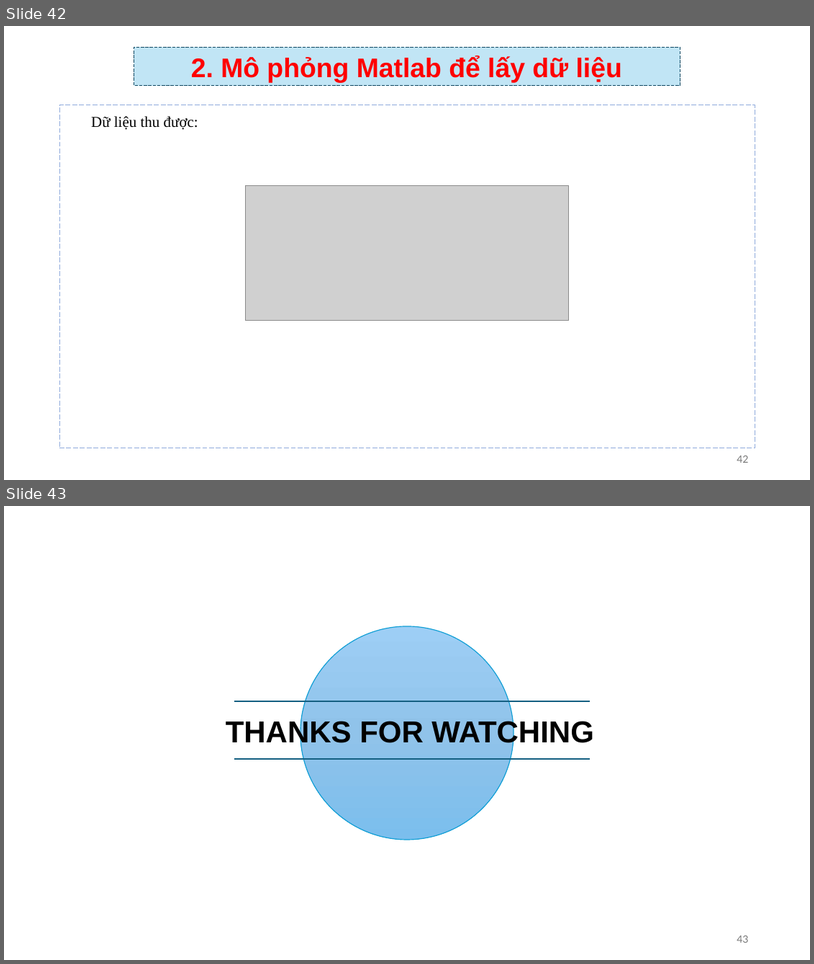
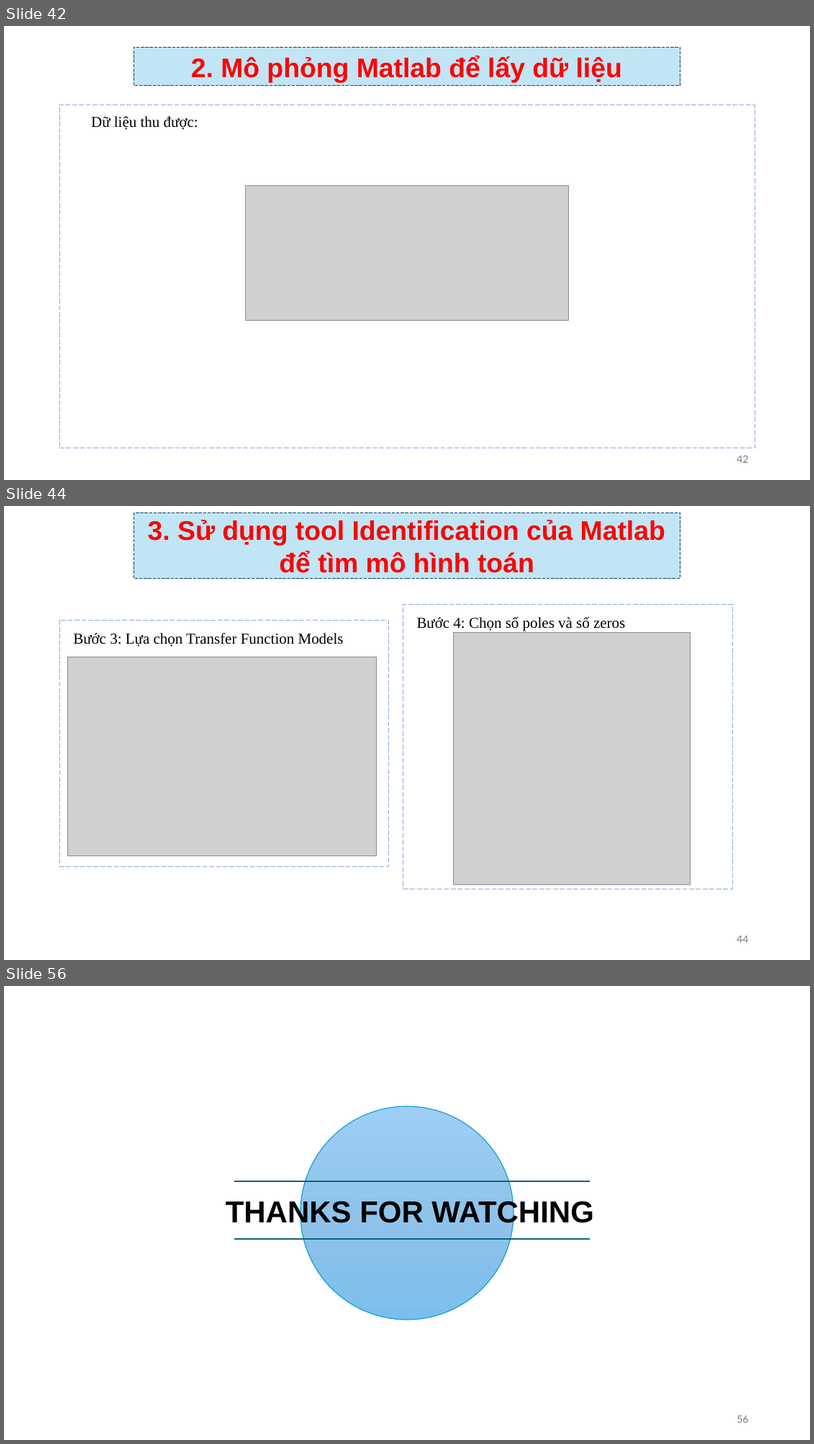
Before and after one commit to TIENPHAT2003/STM32, a slide deck: BaoCaoNhanDang.pptx. Shown one above the other, each under a label of ours: slides 42 and 43 before the commit, slides 42, 44 and 56 after it; the slides between them are not shown. The pictures are 814x964 and 814x1444 pixels, drawn with LibreOffice and Linux fonts; fonts in the diff are those of the drawing; grey boxes stand for pictures; background and template pictures are left out. Boxes give left, top, right and bottom in pixels: in the first picture for what was removed or moved away, otherwise in the second. Text is boxed around its words. In the diff, an @@ line names an element or a change of style, - is before the commit and + after.

```diff
--- a/BaoCaoNhanDang.pptx
+++ b/BaoCaoNhanDang.pptx
@@ slide 44 added at (4,506,810,960), background #FFFFFF @@
@@ rectangle added at (134,512,680,579), fill #C1E5F5, outline #104862 0.75 pt dashed, 32 pt, text #FF0000, bold @@
+3. Sử dụng tool Identification của Matlab để tìm mô hình toán
@@ freeform shape added at (404,605,733,889), outline #8FAADC 0.75 pt dashed @@
@@ freeform shape added at (59,620,389,867), outline #8FAADC 0.75 pt dashed @@
@@ text added at (73,633,344,646), 18 pt, text #000000 @@
+Bước 3: Lựa chọn Transfer Function Models
@@ text added at (417,616,625,631), 18 pt, text #000000 @@
+Bước 4: Chọn số poles và số zeros
@@ picture added at (453,632,691,884) @@
@@ picture added at (67,656,377,856) @@
@@ page number added at (737,935,748,942), 12 pt, text #797979 @@
+44
@@ what was slide 43 is now slide 56 @@
@@ page number at (737,1415,748,1422): text changed @@
-43
+56
```
Also in this commit, not shown: 1 slide changed, 12 other slides added, 1 other file.
